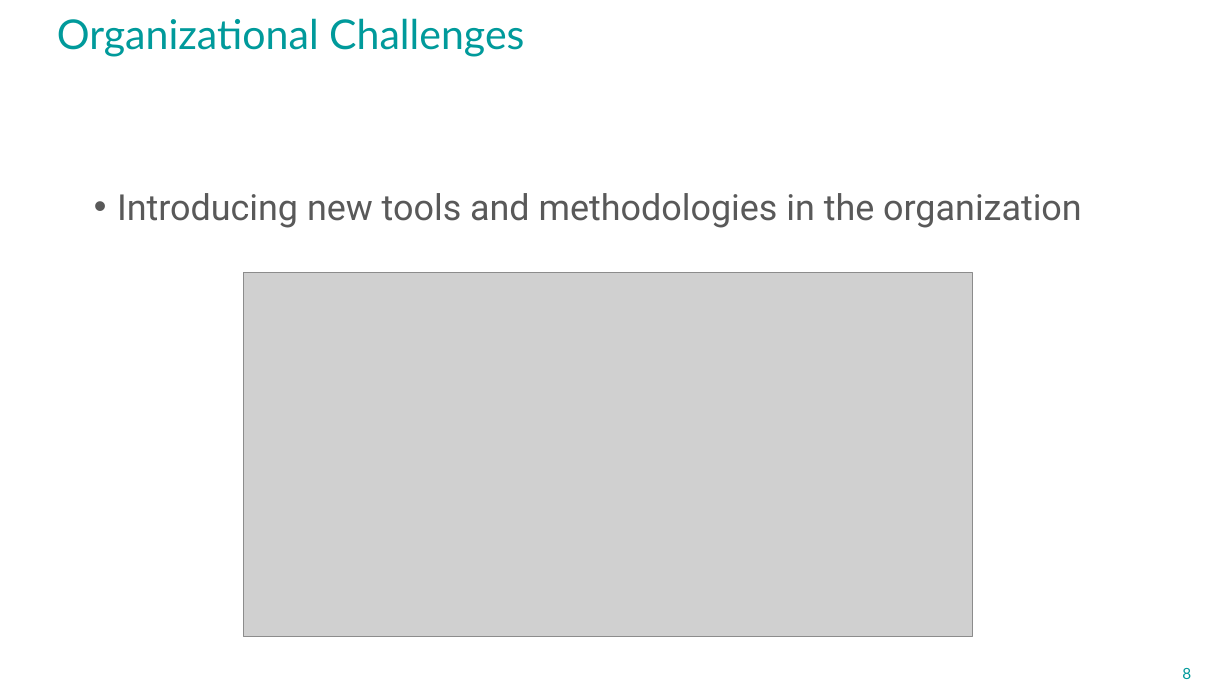
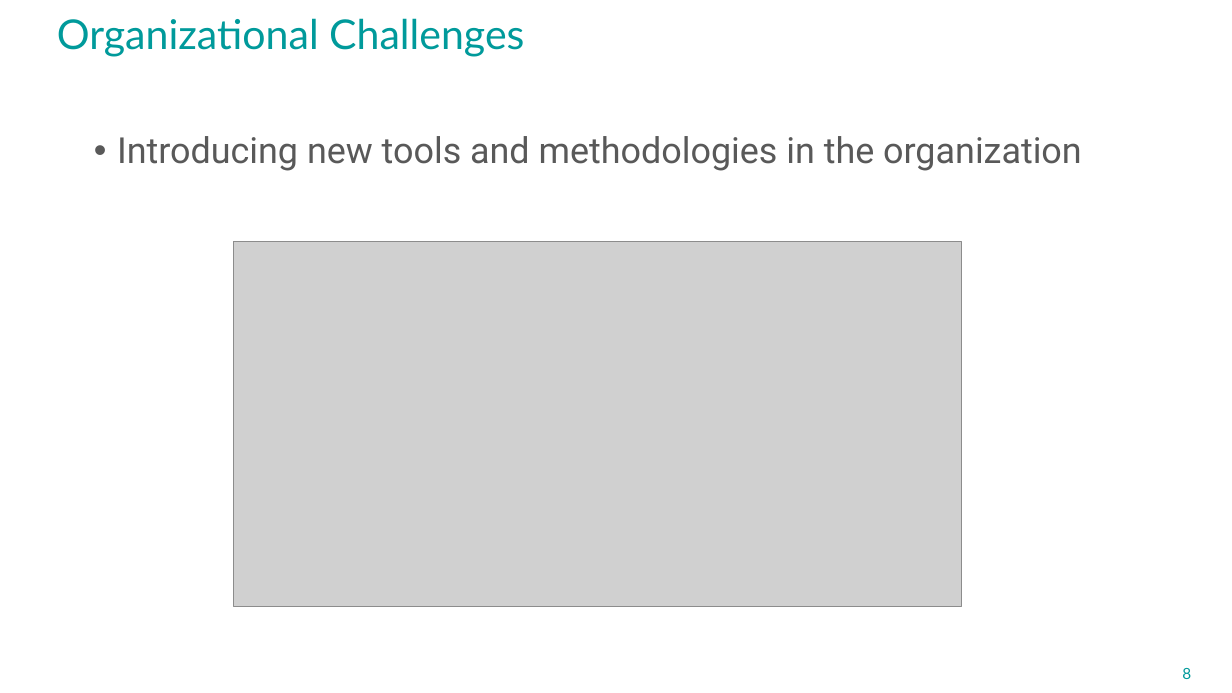
Before and after one commit to avengineers/SPLC2023, a slide deck: slide 8 of Challenges_at_Marquardt.pptx. Drawn at 1232x693 pixels with LibreOffice and Linux fonts; fonts in the diff are those of the drawing; grey boxes stand for pictures; background and template pictures are left out. Boxes give left, top, right and bottom in pixels: in the first picture for what was removed or moved away, otherwise in the second. Text is boxed around its words. In the diff, an @@ line names an element or a change of style, - is before the commit and + after.

Commit message:
Reworked our profile pictures, some review done

```diff
--- a/Challenges_at_Marquardt.pptx
+++ b/Challenges_at_Marquardt.pptx
@@ text "Introducing new tools and methodologies ...": place and size @@
-text "Introducing new tools and methodologies ..." at <box>117,193,1082,228</box>
+text "Introducing new tools and methodologies ..." at <box>117,136,1082,171</box>
@@ picture: place and size @@
-picture at <box>243,273,972,637</box>
+picture at <box>233,242,962,606</box>
```
Also in this commit, not shown: 8 other slides changed.
